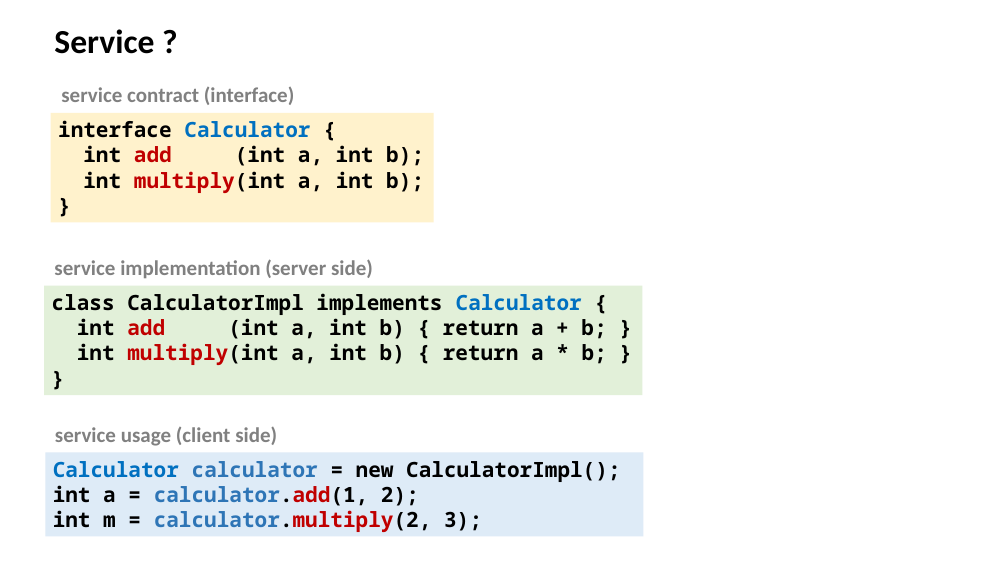
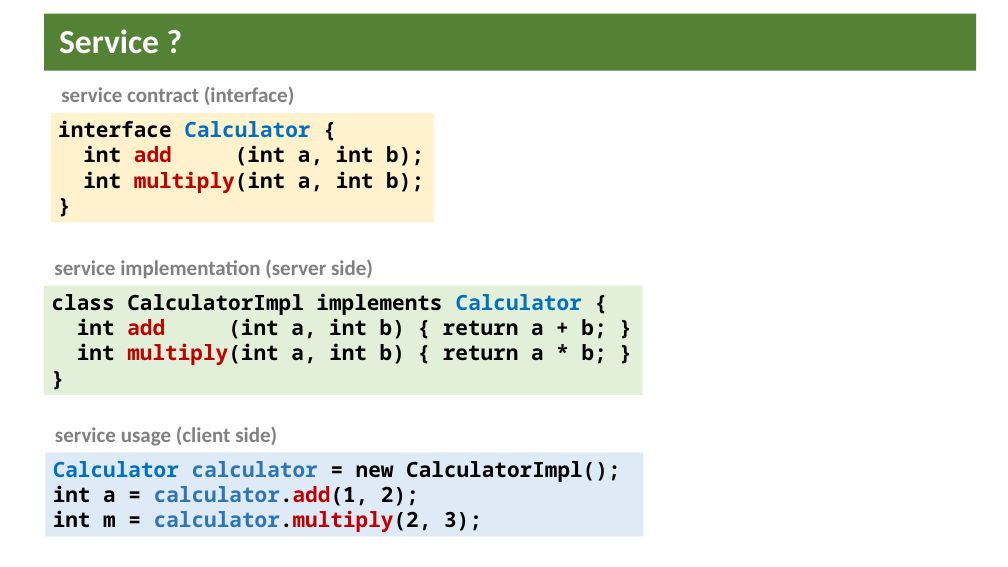
Before and after one commit to softappeal/yass, a slide deck: slide 3 of doc/yass.pptx (slide 4 before the commit). Drawn at 1008x567 pixels with LibreOffice and Linux fonts; fonts in the diff are those of the drawing. Boxes give left, top, right and bottom in pixels: in the first picture for what was removed or moved away, otherwise in the second. Text is boxed around its words. In the diff, an @@ line names an element or a change of style, - is before the commit and + after.

```diff
--- a/doc/yass.pptx
+++ b/doc/yass.pptx
@@ title "Service ?": place and size @@
-title "Service ?" at [54, 29, 154, 54]
+title "Service ?" at [45, 14, 977, 70]
@@ title "Service ?" at [45, 14, 977, 70]: text colour #000000 to #FFFFFF; fill none to #548235 @@
```
Also in this commit, not shown: 6 other slides changed, 2 slides removed, 1 other file.
